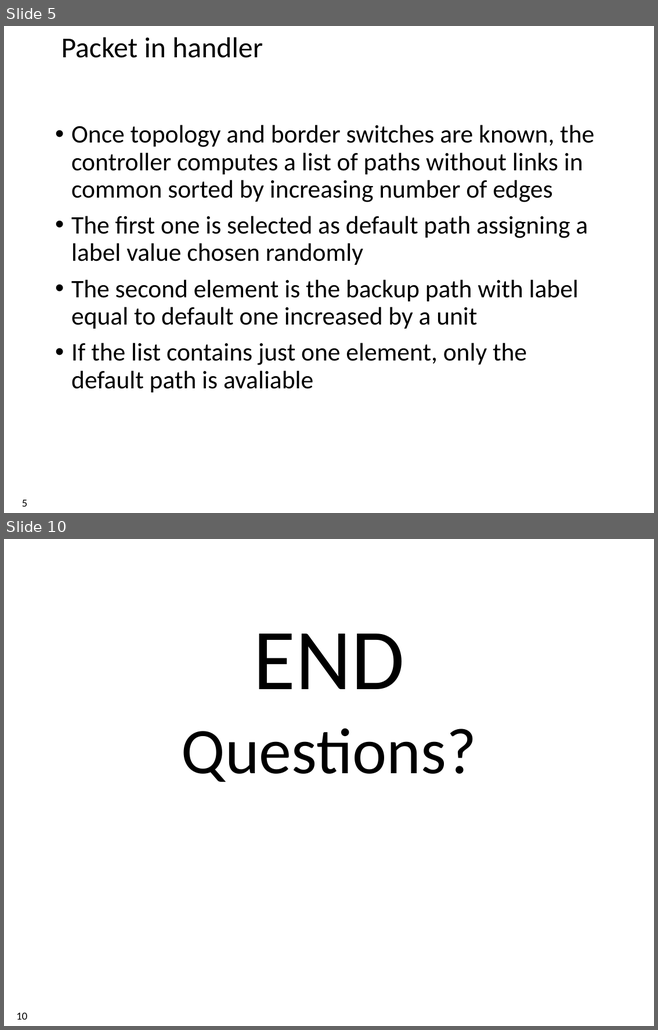
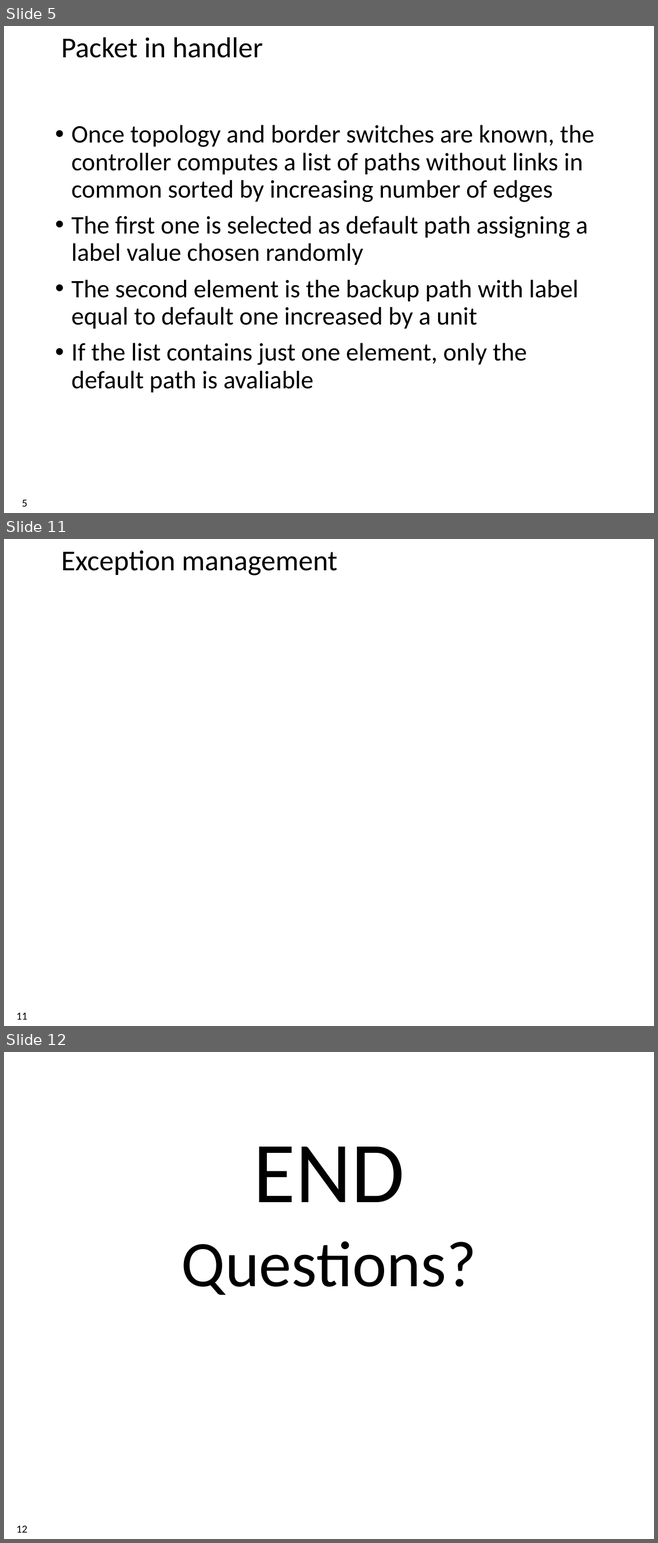
Before and after one commit to xdl907/switching-and-routing-project, a slide deck: template_project_exam__1_.pptx. Shown one above the other, each under a label of ours: slides 5 and 10 before the commit, slides 5, 11 and 12 after it; the slides between them are not shown. The pictures are 658x1030 and 658x1543 pixels, drawn with LibreOffice and Linux fonts; fonts in the diff are those of the drawing; background and template pictures are left out. Boxes give left, top, right and bottom in pixels: in the first picture for what was removed or moved away, otherwise in the second. Text is boxed around its words. In the diff, an @@ line names an element or a change of style, - is before the commit and + after.

```diff
--- a/template_project_exam__1_.pptx
+++ b/template_project_exam__1_.pptx
@@ slide 11 added at (4,539,654,1026), background #FFFFFF @@
@@ title added at (61,550,337,576), 32 pt, text #000000 @@
+Exception management
@@ page number added at (16,1013,27,1020), 12 pt, text #000000 @@
+11
@@ what was slide 10 is now slide 12 @@
@@ page number at (16,1526,27,1533): text changed @@
-10
+12
```
Also in this commit, not shown: 5 slides changed, 2 other slides added, 1 slide removed.
